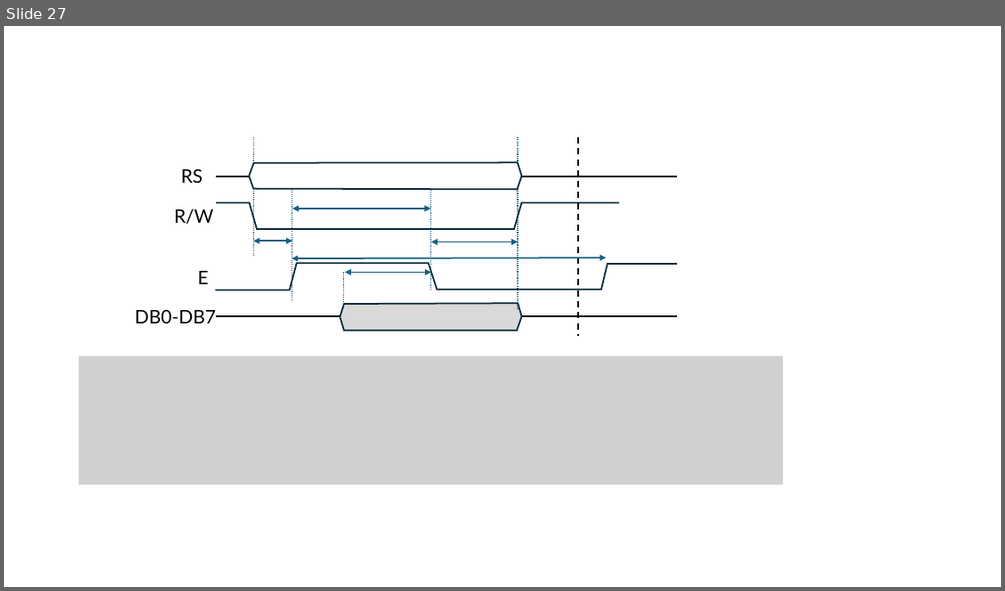
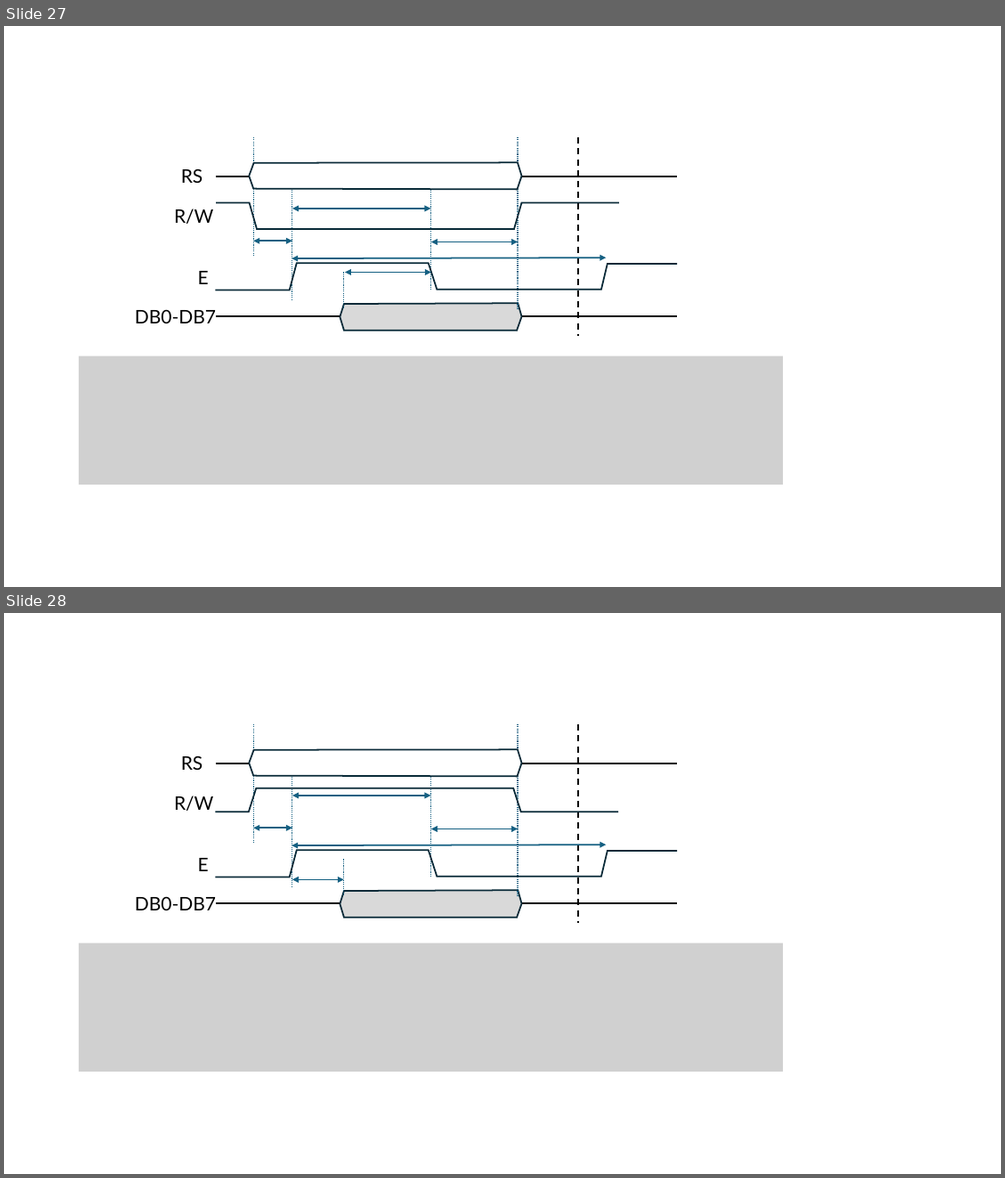
Before and after one commit to elias-at-chalmers/mop-lecture_notes-mirror, a slide deck: images/figures.pptx. Shown one above the other, each under a label of ours: slide 27 before the commit, slides 27 and 28 after it. The pictures are 1005x591 and 1005x1178 pixels, drawn with LibreOffice and Linux fonts; fonts in the diff are those of the drawing; grey boxes stand for pictures; background and template pictures are left out. Boxes give left, top, right and bottom in pixels: in the first picture for what was removed or moved away, otherwise in the second. Text is boxed around its words. In the diff, an @@ line names an element or a change of style, - is before the commit and + after.

```diff
--- a/images/figures.pptx
+++ b/images/figures.pptx
@@ slide 28 added at (4, 613, 1001, 1174), background #FFFFFF @@
@@ line added from (254, 724) to (254, 843), #156082 1 pt dashed @@
@@ line added from (518, 724) to (518, 896), #156082 1 pt dashed @@
@@ line added from (578, 724) to (578, 923), #000000 1.5 pt dashed @@
@@ text added at (181, 755, 203, 770), 18 pt, text #000000 @@
+RS
@@ line added from (216, 763) to (677, 763), #000000 1.5 pt @@
@@ freeform shape added at (250, 750, 522, 777), fill #FFFFFF, outline #092A39 1.5 pt @@
@@ line added from (292, 750) to (292, 887), #156082 1 pt dashed @@
@@ line added from (431, 750) to (431, 877), #156082 1 pt dashed @@
@@ text added at (174, 795, 213, 811), 18 pt, text #000000 @@
+R/W
@@ freeform shape added at (216, 788, 619, 811), outline #092A39 1.5 pt @@
@@ double arrow added from (292, 795) to (431, 795), #156082 1.5 pt @@
@@ freeform shape added at (216, 850, 677, 877), outline #092A39 1.5 pt @@
@@ double arrow added from (254, 827) to (292, 827), #156082 1.5 pt @@
@@ double arrow added from (291, 845) to (606, 844), #156082 1.5 pt @@
@@ double arrow added from (431, 829) to (518, 829), #156082 1.5 pt @@
@@ text added at (198, 858, 209, 871), 18 pt, text #000000 @@
+E
@@ double arrow added from (292, 879) to (344, 879), #156082 1.5 pt @@
@@ line added from (344, 859) to (344, 896), #156082 1 pt dashed @@
@@ text added at (135, 896, 216, 910), 18 pt, text #000000 @@
+DB0-DB7
@@ line added from (216, 903) to (677, 903), #000000 1.5 pt @@
@@ freeform shape added at (340, 891, 521, 917), fill #D9D9D9, outline #092A39 1.5 pt @@
@@ picture added at (79, 943, 783, 1071) @@
```
Also in this commit, not shown: 4 other files.
